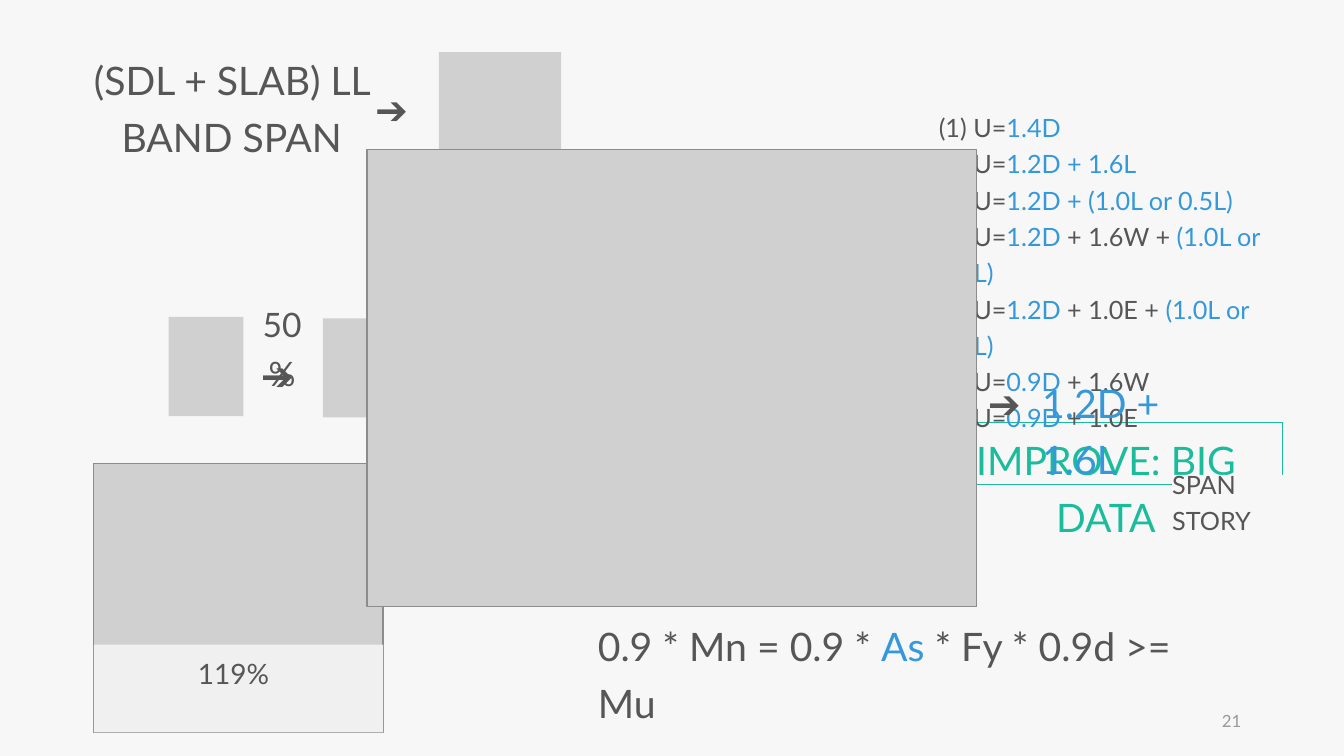
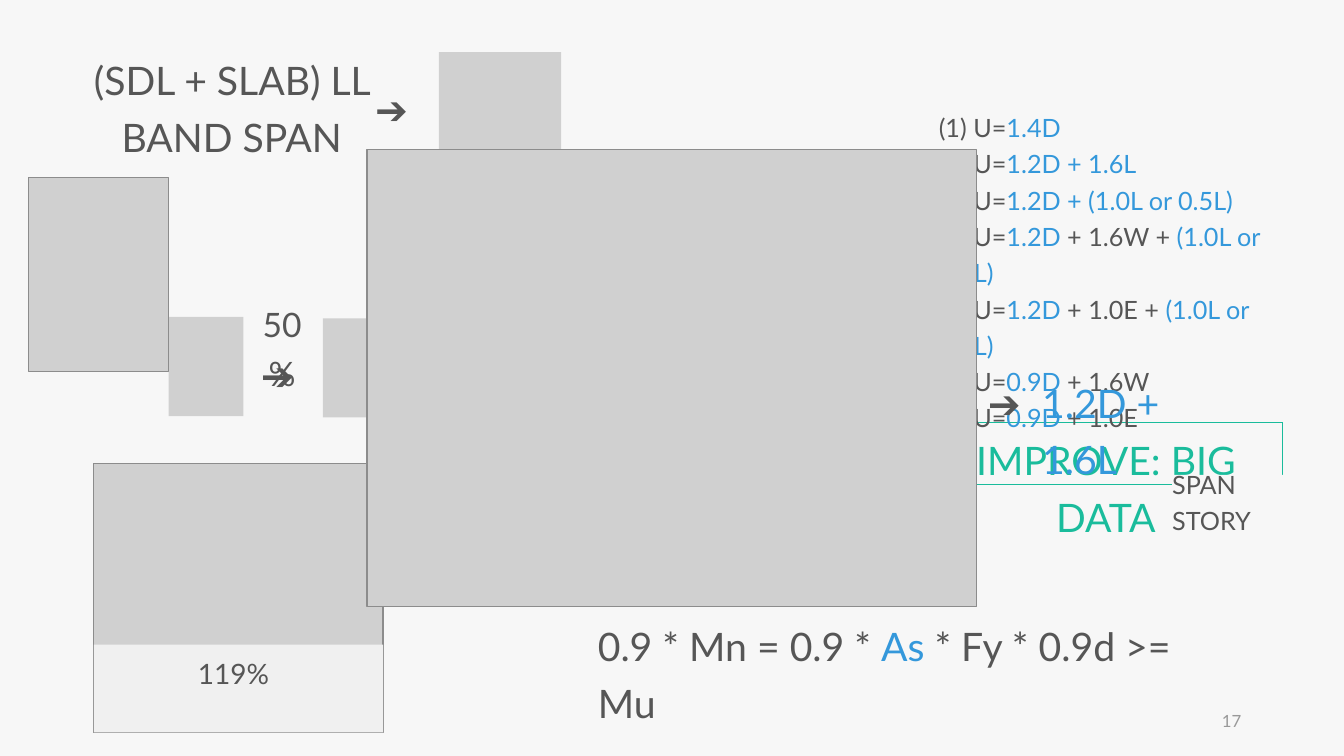
Before and after one commit to skyran1278/VbaProject, a slide deck: slide 17 of 20180126_SmartSplice/20180920_Meeting/20180920 Meeting.pptx (slide 21 before the commit). Drawn at 1344x756 pixels with LibreOffice and Linux fonts; fonts in the diff are those of the drawing; grey boxes stand for pictures. Boxes give left, top, right and bottom in pixels: in the first picture for what was removed or moved away, otherwise in the second. Text is boxed around its words. In the diff, an @@ line names an element or a change of style, - is before the commit and + after.

```diff
--- a/20180126_SmartSplice/20180920_Meeting/20180920 Meeting.pptx
+++ b/20180126_SmartSplice/20180920_Meeting/20180920 Meeting.pptx
@@ picture added at <box>29,177,168,371</box> @@
@@ page number at <box>1222,715,1241,727</box>: text changed @@
-21
+17
```
Also in this commit, not shown: 14 other slides changed, 3 slides added, 53 slides removed, 4 other files.
